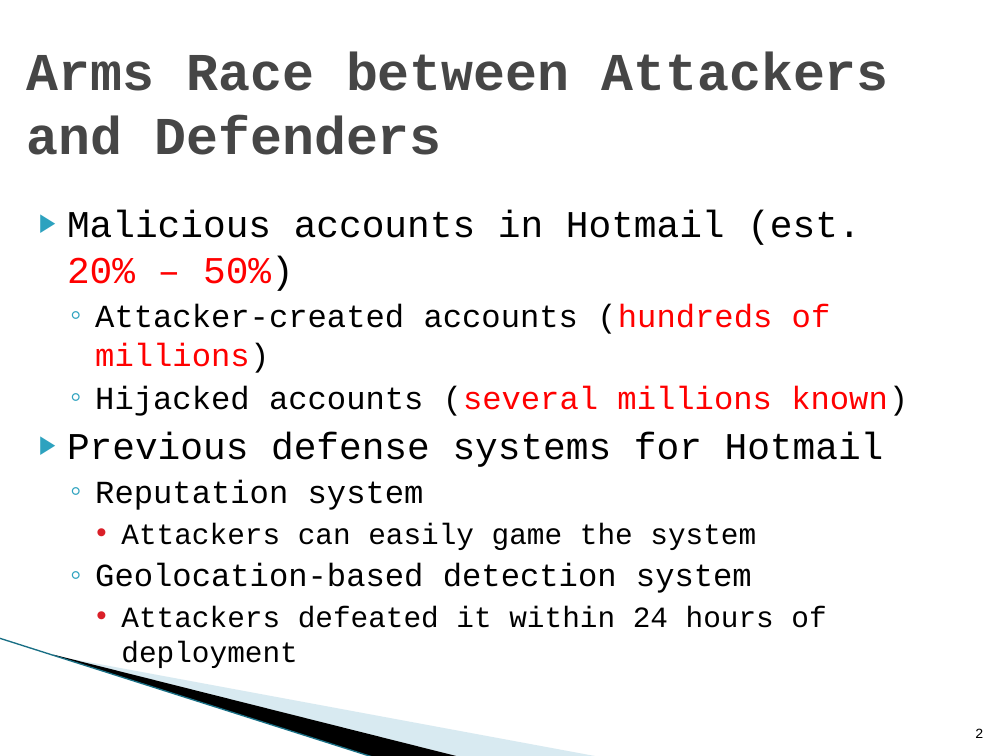
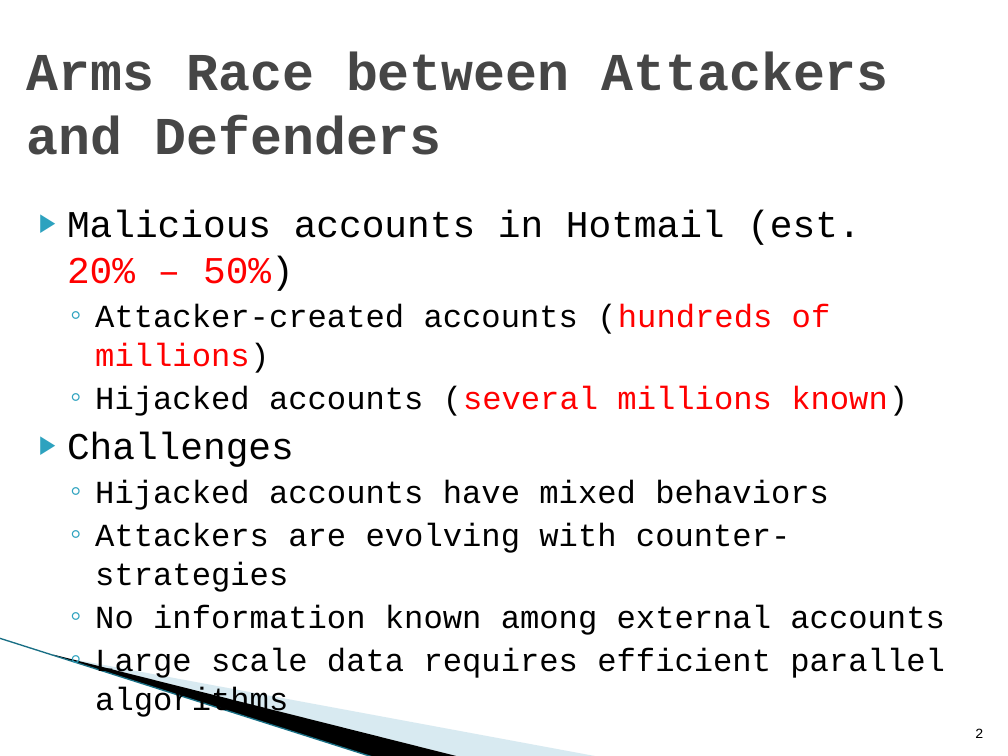
Before and after one commit to quietbamboo/homepage, a slide deck: slide 2 of slides/asiaccs_socialwatch.pptx. Drawn at 1008x756 pixels with LibreOffice and Linux fonts; fonts in the diff are those of the drawing; background and template pictures are left out. Boxes give left, top, right and bottom in pixels: in the first picture for what was removed or moved away, otherwise in the second. Text is boxed around its words. In the diff, an @@ line names an element or a change of style, - is before the commit and + after.

Commit message:
Update

```diff
--- a/slides/asiaccs_socialwatch.pptx
+++ b/slides/asiaccs_socialwatch.pptx
@@ text at bbox=[67, 432, 944, 680]: text changed; size 21 to 23 pt @@
-▶ Previous defense systems for Hotmail
-  ◦ Reputation system
-    • Attackers can easily game the system
-  ◦ Geolocation-based detection system
-    • Attackers defeated it within 24 hours of deployment
+▶ Challenges
+  ◦ Hijacked accounts have mixed behaviors
+  ◦ Attackers are evolving with counter-strategies
+  ◦ No information known among external accounts
+  ◦ Large scale data requires efficient parallel algorithms
```
Also in this commit, not shown: 7 other slides changed, 2 slides added.
